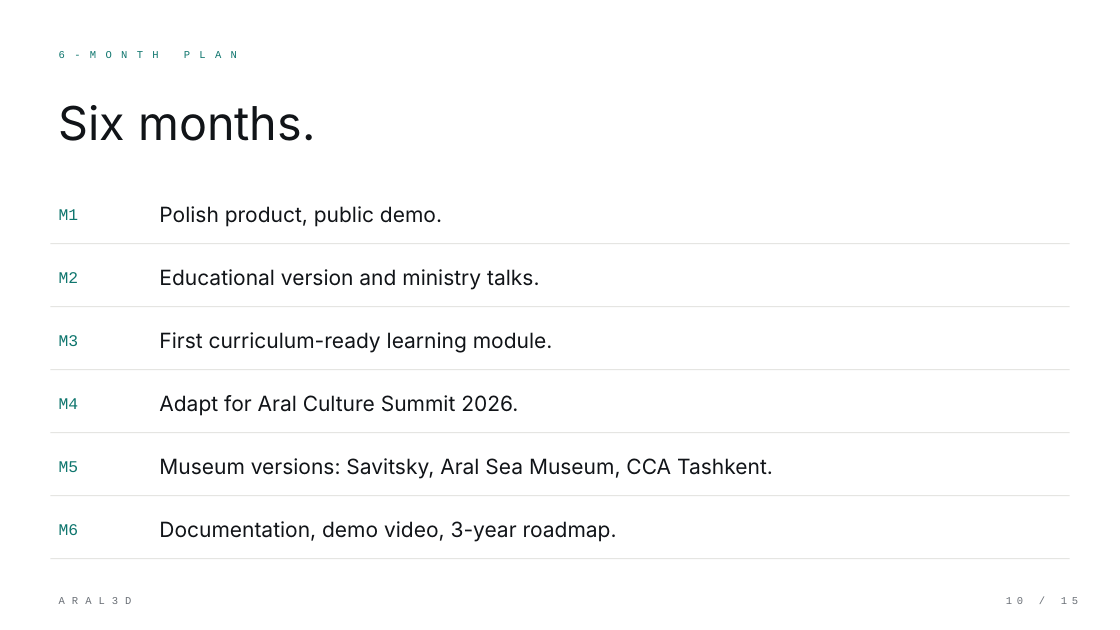
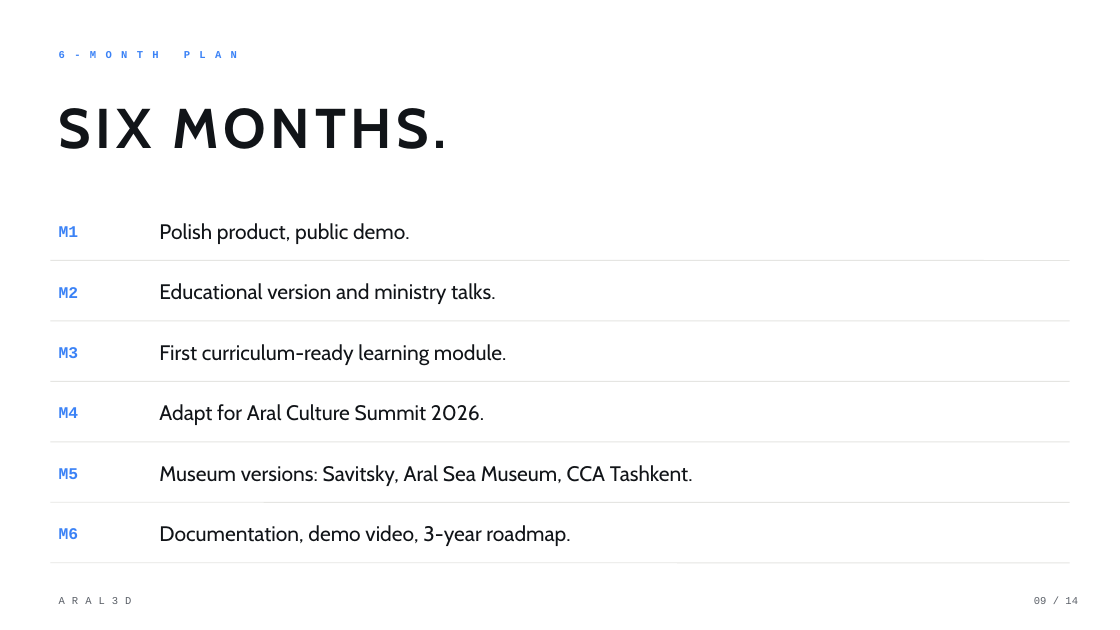
Before and after one commit to timateus/aral3d, a slide deck: slide 9 of public/aral3d-presentation.pptx (slide 10 before the commit). Drawn at 1120x630 pixels with LibreOffice and Linux fonts; fonts in the diff are those of the drawing. Boxes give left, top, right and bottom in pixels: in the first picture for what was removed or moved away, otherwise in the second. Text is boxed around its words. In the diff, an @@ line names an element or a change of style, - is before the commit and + after.

```diff
--- a/public/aral3d-presentation.pptx
+++ b/public/aral3d-presentation.pptx
@@ text at (59, 108, 447, 149): text changed; size 40 to 48 pt; font Inter to Cabin; bold on @@
-Six months.
+SIX MONTHS.
@@ text colour #0F766E to #3B82F6, bold on in 7 elements at (59, 51, 65, 58), (59, 528, 79, 539), (59, 468, 79, 479), (59, 407, 79, 418), (59, 347, 79, 358), (59, 287, 79, 298), (59, 226, 79, 237) @@
@@ font Inter to Cabin in 6 elements at (159, 525, 570, 546), (159, 465, 693, 486), (159, 404, 484, 425), (159, 344, 506, 366), (159, 283, 495, 304), (159, 223, 410, 244) @@
@@ 4 texts, 2 lines: place and size @@
-4 texts, 2 lines at (50, 206, 1070, 307)
+4 texts, 2 lines at (50, 223, 1070, 321)
@@ 4 texts, 2 lines: place and size @@
-4 texts, 2 lines at (50, 332, 1070, 433)
+4 texts, 2 lines at (50, 344, 1070, 442)
@@ 2 texts, 2 lines: place and size @@
-2 texts, 2 lines at (50, 458, 1070, 559)
+2 texts, 2 lines at (50, 465, 1070, 563)
@@ text "ARAL3D" at (50, 588, 555, 613): text colour #6B7077 to #5B6068 @@
@@ text at (1034, 597, 1078, 604): text changed; text colour #6B7077 to #5B6068 @@
-10 / 15
+09 / 14
```
Also in this commit, not shown: 11 other slides changed, 2 slides added, 3 slides removed, 16 other files.
